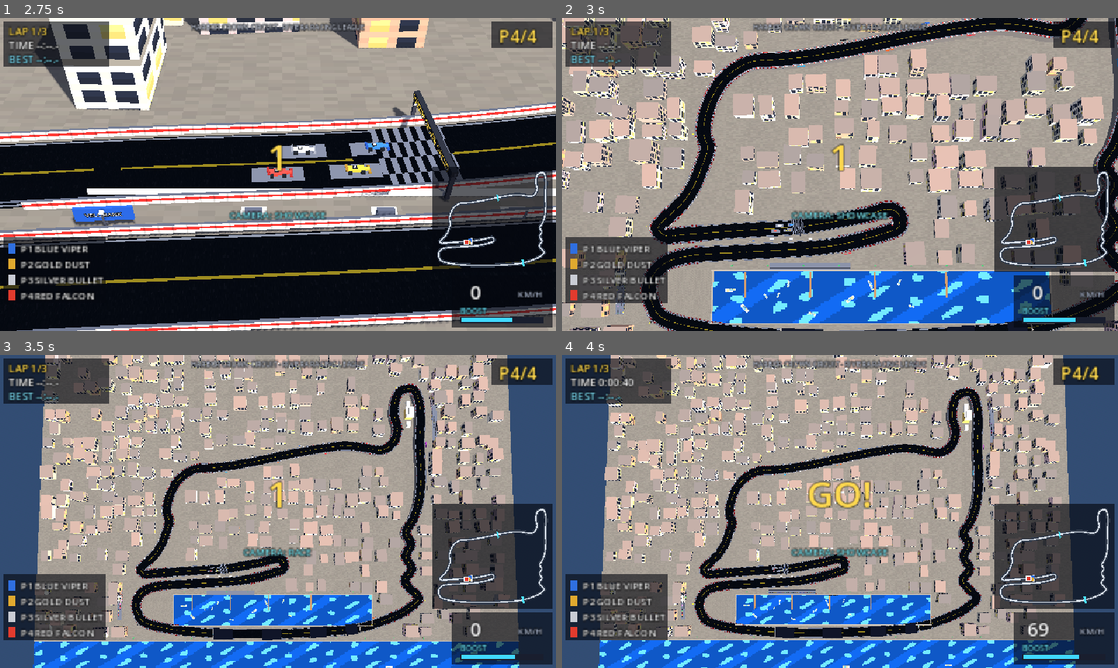
Above: before the commit, frames 1-4 (two rows, left to right).
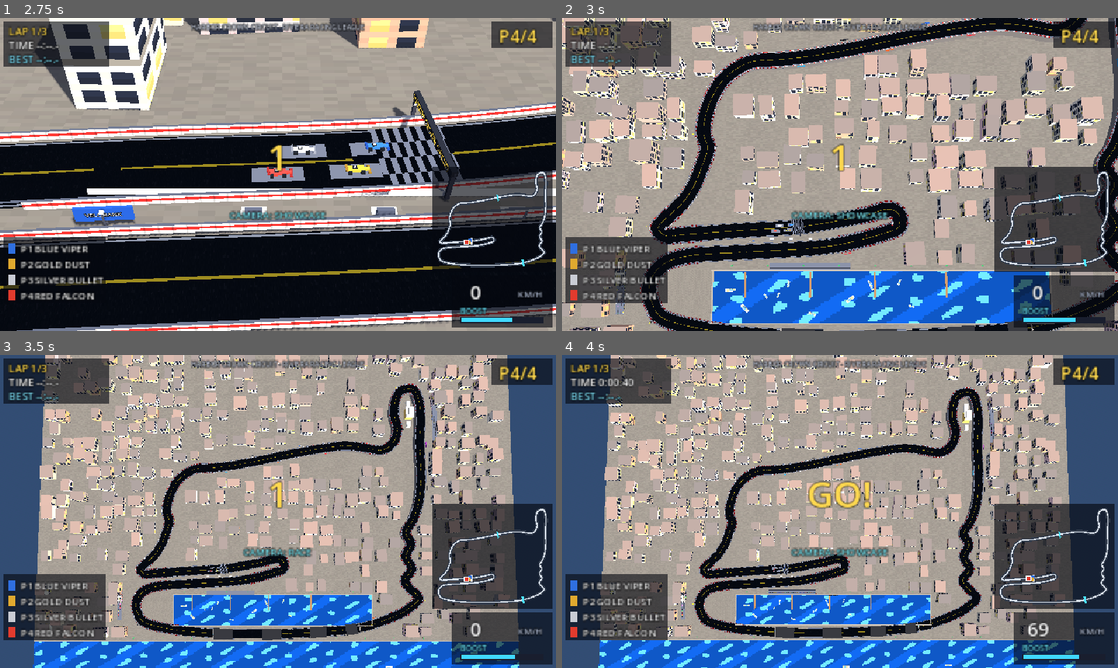
Above: after the commit, the same moments.

Repository: dtcbychris/lookie
Game: Godot game, scene res://scenes/harbor_crown_circuit.tscn
Two runs of this game, one before a commit and one after it. Both use one fixed random seed, a clock stepped at 60 frames per second and the inputs below.
Inputs:
- Up to frame 1 (2.75 s): hold D (steer_right) 0.53-1.28 s; tap C (camera) at 0.6, 1.55, 2.1 s; hold S (brake) 1.28-2.03 s; tap Shift (boost) at 1.35 s; hold D (steer_right) from 2.03 s (still down)
- Up to frame 2 (3 s): release D (steer_right) at 2.78 s; hold Up from 2.78 s (still down); tap Tab (overview) at 2.85 s
- Up to frame 3 (3.5 s): keep holding Up; tap C (camera) at 3.05 s
- Up to frame 4 (4 s): release Up at 3.53 s; hold A (steer_left) from 3.53 s (still down); hold W (throttle) from 3.53 s (still down); tap C (camera) at 3.8 s

Frame 1 is identical in both runs. In frame 2, 0.2% of the frame differs, in the area x 39-84%, y 96-100%; in frame 3, 0.4%, in the area x 38-65%, y 85-92%; in frame 4, 0.4%.

Commit message:
Tunnel portal polish: no rib shadows, concrete roof color
The cutaway roof ribs cast large hard-edged shadows across the road and
quay that read as glitched geometry from the race camera, and the
near-navy roof blended into the harbor water. Ribs and portal arch no
longer cast shadows; roof is warm concrete gray.

https://claude.ai/code/session_01LjE6X8FbmbjT1RiC5ZbF2u

Diff:
--- a/pixelgp/scripts/track_builder.gd
+++ b/pixelgp/scripts/track_builder.gd
@@ -36,7 +36,7 @@
 	var s: Vector3 = track.samples[i % track.n]
 	return s + track.normals[i % track.n] * lat + Vector3(0, y_off, 0)
 
-func _ribbon(i_from: int, seg_count: int, lat_l: float, lat_r: float, y_off: float, mat: Material, closed := false) -> void:
+func _ribbon(i_from: int, seg_count: int, lat_l: float, lat_r: float, y_off: float, mat: Material, closed := false) -> MeshInstance3D:
 	var st := SurfaceTool.new()
 	st.begin(Mesh.PRIMITIVE_TRIANGLES)
 	var v := 0.0
@@ -72,6 +72,7 @@
 	add_child(mi)
 	if closed:
 		pass  # loop seam is closed by the modulo wrap above
+	return mi
 
 func _wall(i_from: int, seg_count: int, lat: float, y_bot: float, y_top: float, mat: Material, skip: Callable = Callable()) -> void:
 	var st := SurfaceTool.new()
@@ -183,7 +184,7 @@
 
 func _build_tunnel() -> void:
 	var wall_mat := Pix.flat_mat(Color(0.32, 0.34, 0.4))
-	var roof_mat := Pix.flat_mat(Color(0.13, 0.14, 0.2))
+	var roof_mat := Pix.flat_mat(Color(0.38, 0.36, 0.33))
 	var light_mat := Pix.flat_mat(Color(1.0, 0.85, 0.55), 2.2)
 	var i := 0
 	while i < track.n:
@@ -199,8 +200,12 @@
 			var k := run_start
 			while k < run_start + run:
 				if (k - run_start) % 10 == 0:
-					_ribbon(k, mini(4, run_start + run - k), track.HALF + 4.5, -track.HALF - 4.5, 14.0, roof_mat)
-					_ribbon(k, mini(2, run_start + run - k), 1.2, -1.2, 13.4, light_mat)
+					# elevated ribs cast huge hard shadows across the road
+					# that read as glitches from the race camera — disable
+					var rib := _ribbon(k, mini(4, run_start + run - k), track.HALF + 4.5, -track.HALF - 4.5, 14.0, roof_mat)
+					rib.cast_shadow = GeometryInstance3D.SHADOW_CASTING_SETTING_OFF
+					var lamp := _ribbon(k, mini(2, run_start + run - k), 1.2, -1.2, 13.4, light_mat)
+					lamp.cast_shadow = GeometryInstance3D.SHADOW_CASTING_SETTING_OFF
 				k += 1
 			_portal(run_start)
 			_portal(run_start + run)
@@ -217,6 +222,7 @@
 	arch.material_override = Pix.flat_mat(Color(0.5, 0.48, 0.45))
 	arch.position = p + Vector3(0, 14.0, 0)
 	arch.rotation.y = -atan2(t.z, t.x)
+	arch.cast_shadow = GeometryInstance3D.SHADOW_CASTING_SETTING_OFF
 	add_child(arch)
 	var lbl := Label3D.new()
 	lbl.text = "AZURE TUNNEL"
